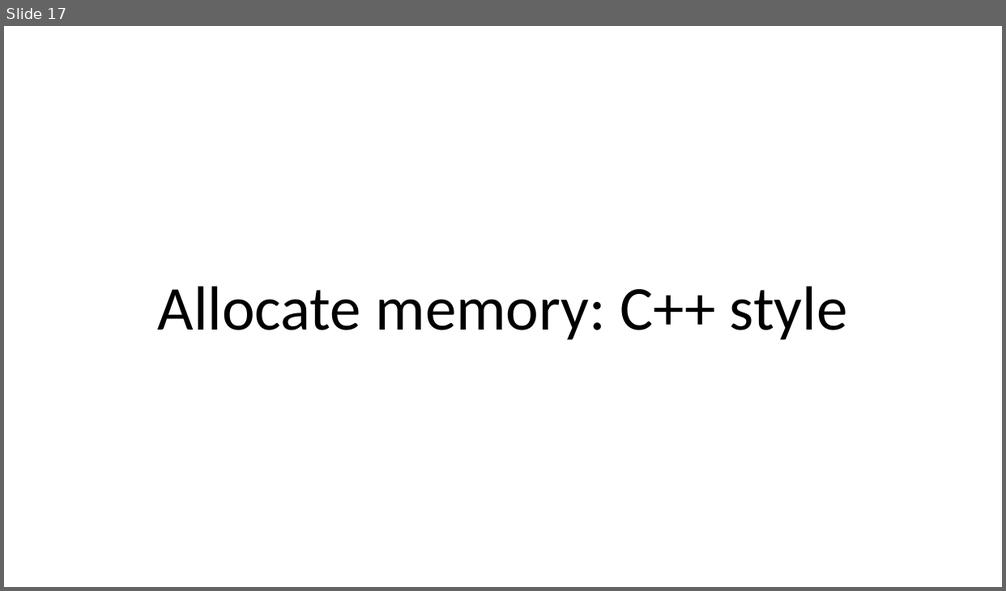
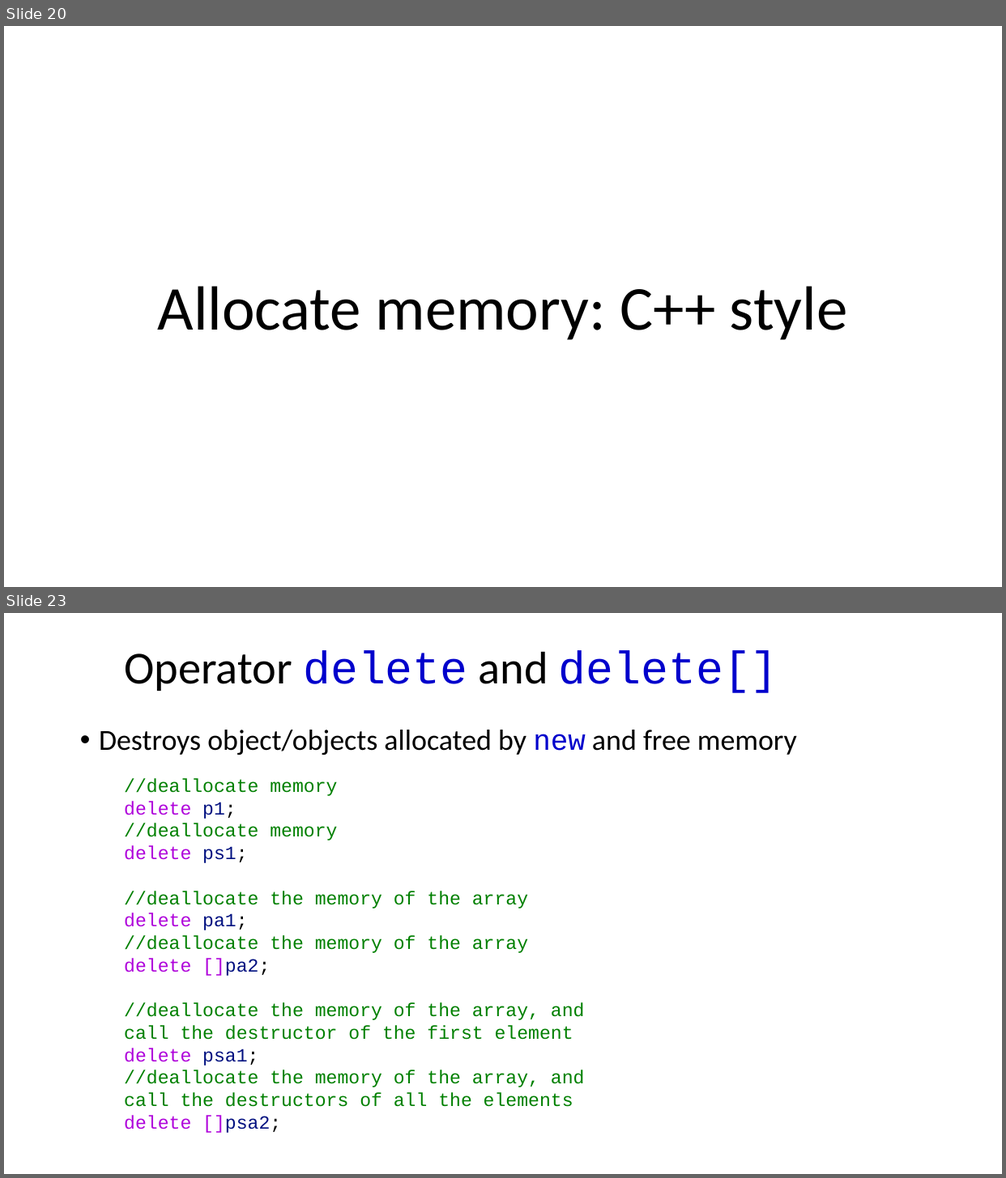
Before and after one commit to dayekuaipao/CPPLearning, a slide deck: week05/Lecture05.pptx. Shown one above the other, each under a label of ours: slide 17 before the commit, slides 20 and 23 after it; the slides between them are not shown. The pictures are 1006x591 and 1006x1178 pixels, drawn with LibreOffice and Linux fonts; fonts in the diff are those of the drawing; background and template pictures are left out. Boxes give left, top, right and bottom in pixels: in the first picture for what was removed or moved away, otherwise in the second. Text is boxed around its words. In the diff, an @@ line names an element or a change of style, - is before the commit and + after.

```diff
--- a/week05/Lecture05.pptx
+++ b/week05/Lecture05.pptx
@@ slide 23 added at [4, 613, 1002, 1174], background #FFFFFF @@
@@ title added at [124, 650, 778, 693], 44 pt, text #0000CC @@
+Operator delete and delete[]
@@ text added at [99, 730, 797, 755], 28 pt, text #000000 @@
+• Destroys object/objects allocated by new and free memory
@@ text added at [124, 778, 585, 1133], 18 pt, text #008000 @@
+//deallocate memory
+delete p1;
+//deallocate memory
+delete ps1;
+//deallocate the memory of the array
+delete pa1;
+//deallocate the memory of the array
+delete []pa2;
+//deallocate the memory of the array, and call the destructor of the first element
+delete psa1;
+//deallocate the memory of the array, and call the destructors of all the elements
+delete []psa2;
@@ what was slide 17 is now slide 20 @@
```
Also in this commit, not shown: 2 slides changed, 6 other slides added, 2 slides removed, 3 other files.
